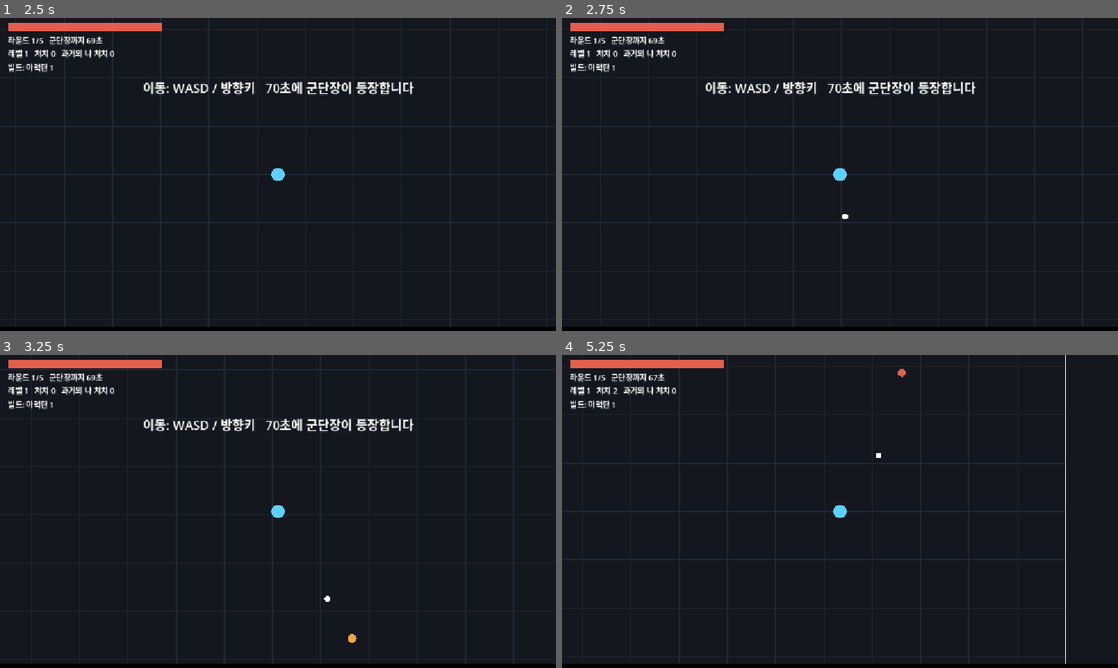
Above: before the commit, frames 1-4 (two rows, left to right).
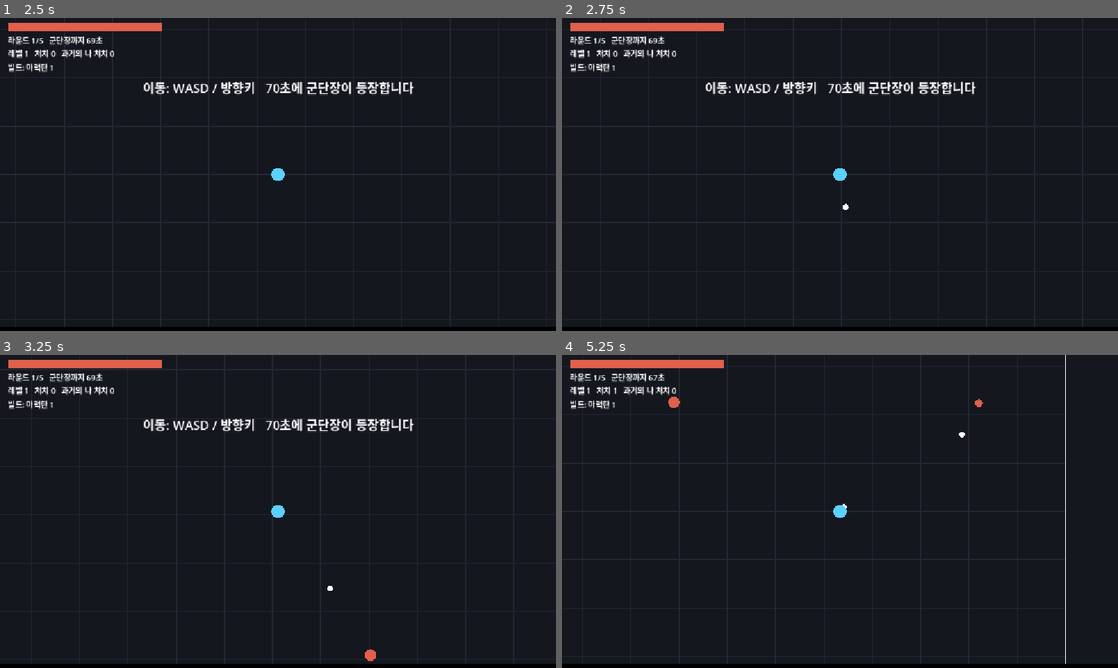
Above: after the commit, the same moments.

Repository: kimpro4214/100sec-corps
Game: Godot game, scene res://main_menu.tscn
Two runs of this game, one before a commit and one after it. Both use one fixed random seed, a clock stepped at 60 frames per second and the inputs below.
Inputs:
- Up to frame 1 (2.5 s): click "100초 군단 내가 키운 빌드가 다음 라운드의 적이 …" at 0.5 s; click "1. 마력탄 (탄막형) 가까운 적에게 탄환 발사 5레…" at 1.25 s; tap Enter at 2 s; hold D from 2.03 s (still down); tap 1 at 2.1 s; tap Space at 2.27 s
- Up to frame 2 (2.75 s): keep holding D
- Up to frame 3 (3.25 s): release D at 2.78 s; hold S from 2.78 s (still down); tap 1 at 2.85 s; tap Space at 3.02 s
- Up to frame 4 (5.25 s): release S at 3.53 s; hold D 3.53-4.28 s; tap 1 at 3.6, 4.35, 5.1 s; hold W 4.28-5.03 s; tap Space at 4.52 s; hold A from 5.03 s (still down)

Frame 1 is identical in both runs. In frame 2, less than 0.1% of the frame differs, in the area x 50-52%, y 59-65%; in frame 3, 0.1%; in frame 4, 0.2%, in the area x 9-76%, y 4-49%.

Commit message:
feat: 100초 군단 라운드별 웨이브 구현

Diff:
--- a/legion/data/balance.json
+++ b/legion/data/balance.json
@@ -72,6 +72,15 @@
     "swarmling_chance": 0.35, "runner_chance": 0.15, "runner_chance_per_round": 0.05,
     "hp_per_round": 0.35, "distance": 560, "max_enemies": 110
   },
+  "waves": {
+    "times": [12, 28, 44, 58, 85], "distance": 430, "line_spacing": 34, "max_enemies": 170, "count_per_round": 0.2,
+    "formations": [
+      { "type": "encircle", "name": "포위", "kind": "swarmling", "count": 22 },
+      { "type": "rush", "name": "돌격", "kind": "runner", "count": 14 },
+      { "type": "flank", "name": "협공", "kind": "swarmling", "count": 24 },
+      { "type": "elite", "name": "돌격병", "kind": "swarmling", "count": 12, "elite_kind": "brute", "elites": 2 }
+    ]
+  },
   "ghost": {
     "first_at": 15, "last_at": 62, "radius": 18, "contact": 12, "xp": 12,
     "hp_min": 90, "target_ttk": 5, "hp_per_age": 0.25, "damage_mult": 0.38, "strike_delay": 0.8, "strike_spread": 90,
--- a/legion/sim/legion_sim.gd
+++ b/legion/sim/legion_sim.gd
@@ -100,6 +100,9 @@
 var awaken_round := 0
 var past_builds: Array = []
 var ghost_queue: Array = []
+var wave_queue: Array = []
+var wave_index := 0
+var waves_spawned := 0
 
 var boss: Enemy = null
 var boss_warned := false
@@ -141,6 +144,8 @@
 	}
 	build.weapons[main_id] = 1
 	pickup_timer = float(data.items.interval)
+	wave_index = rng.randi_range(0, data.waves.formations.size() - 1)
+	_schedule_waves()
 	timers = {"bolt": 0.0, "aura": 0.0, "lightning": 0.0}
 
 
@@ -323,6 +328,7 @@
 	boss_state = "idle"
 	boss_pattern_index = 0
 	_schedule_ghosts()
+	_schedule_waves()
 	_event({"type": "round", "round": round_index})
 
 
@@ -337,6 +343,7 @@
 	_move_player(move_dir)
 	_fire_weapons(player_pos, build, timers, false, 1.0)
 	_spawn_enemies()
+	_spawn_waves()
 	_spawn_ghosts()
 	_spawn_boss()
 	_update_enemies()
@@ -587,6 +594,55 @@
 	enemies.append(enemy)
 
 
+func _schedule_waves() -> void:
+	wave_queue = data.waves.times.duplicate()
+
+
+func _spawn_waves() -> void:
+	while not wave_queue.is_empty() and round_time >= float(wave_queue[0]):
+		wave_queue.pop_front()
+		var formations: Array = data.waves.formations
+		var formation: Dictionary = formations[wave_index % formations.size()]
+		wave_index += 1
+		waves_spawned += 1
+		_spawn_formation(formation)
+		_event({"type": "wave", "name": formation.name})
+
+
+func _spawn_formation(formation: Dictionary) -> void:
+	var count := int(round(float(formation.count) * (1.0 + float(data.waves.count_per_round) * (round_index - 1))))
+	var kind: String = formation.kind
+	var distance := float(data.waves.distance)
+	var angle := rng.randf() * TAU
+	match formation.type:
+		"encircle":
+			for i in count:
+				_add_wave_enemy(kind, player_pos + Vector2.from_angle(TAU * i / count) * distance)
+		"rush":
+			_spawn_line(kind, count, angle, distance)
+		"flank":
+			_spawn_line(kind, count / 2, angle, distance)
+			_spawn_line(kind, count - count / 2, angle + PI, distance)
+		"elite":
+			for i in int(formation.elites):
+				_add_wave_enemy(formation.elite_kind, player_pos + Vector2.from_angle(angle + 0.5 * i) * distance)
+			for i in count:
+				_add_wave_enemy(kind, player_pos + Vector2.from_angle(angle + TAU * i / count) * (distance + 60.0))
+
+
+func _spawn_line(kind: String, count: int, angle: float, distance: float) -> void:
+	var center := player_pos + Vector2.from_angle(angle) * distance
+	var side := Vector2.from_angle(angle).orthogonal()
+	var spacing := float(data.waves.line_spacing)
+	for i in count:
+		_add_wave_enemy(kind, center + side * (i - (count - 1) * 0.5) * spacing)
+
+
+func _add_wave_enemy(kind: String, pos: Vector2) -> void:
+	if enemies.size() < int(data.waves.max_enemies):
+		_add_enemy(kind, _clamp_to_arena(pos))
+
+
 ## 오래된 빌드일수록 복제본이 늘어난다. 전원은 군단장 등장 때 한 번 더 출동한다.
 func _schedule_ghosts() -> void:
 	ghost_queue = []
@@ -1024,5 +1080,6 @@
 	strikes = []
 	pickups = []
 	ghost_queue = []
+	wave_queue = []
 	round_summary = {"round": round_index, "in_time": in_time, "fight_time": boss_log[-1].fight_time}
 	_event({"type": "round_clear", "round": round_index})
